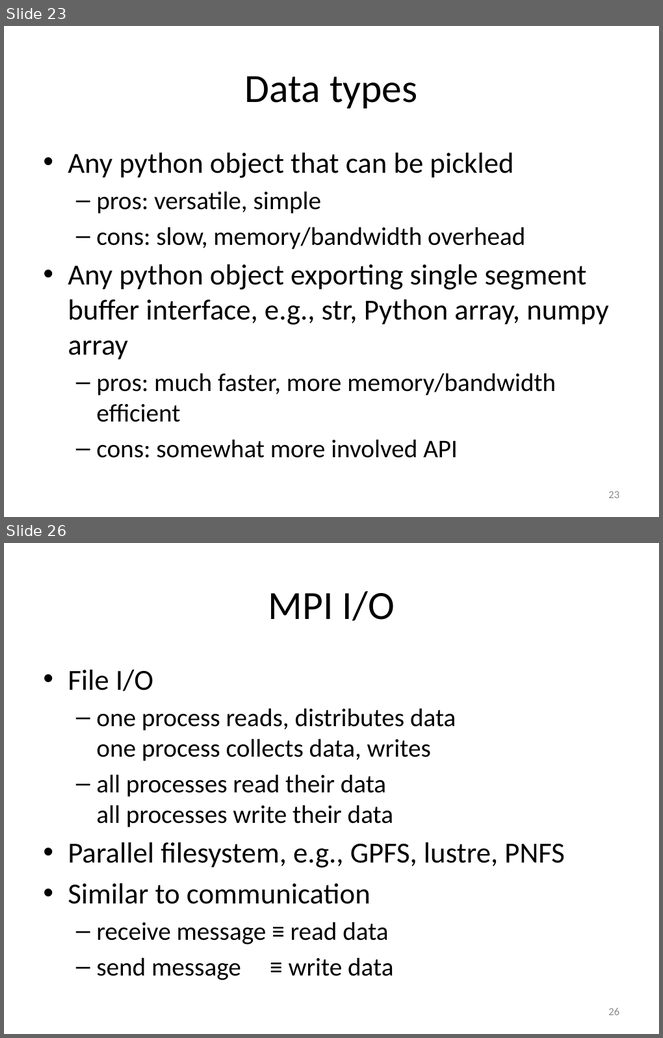
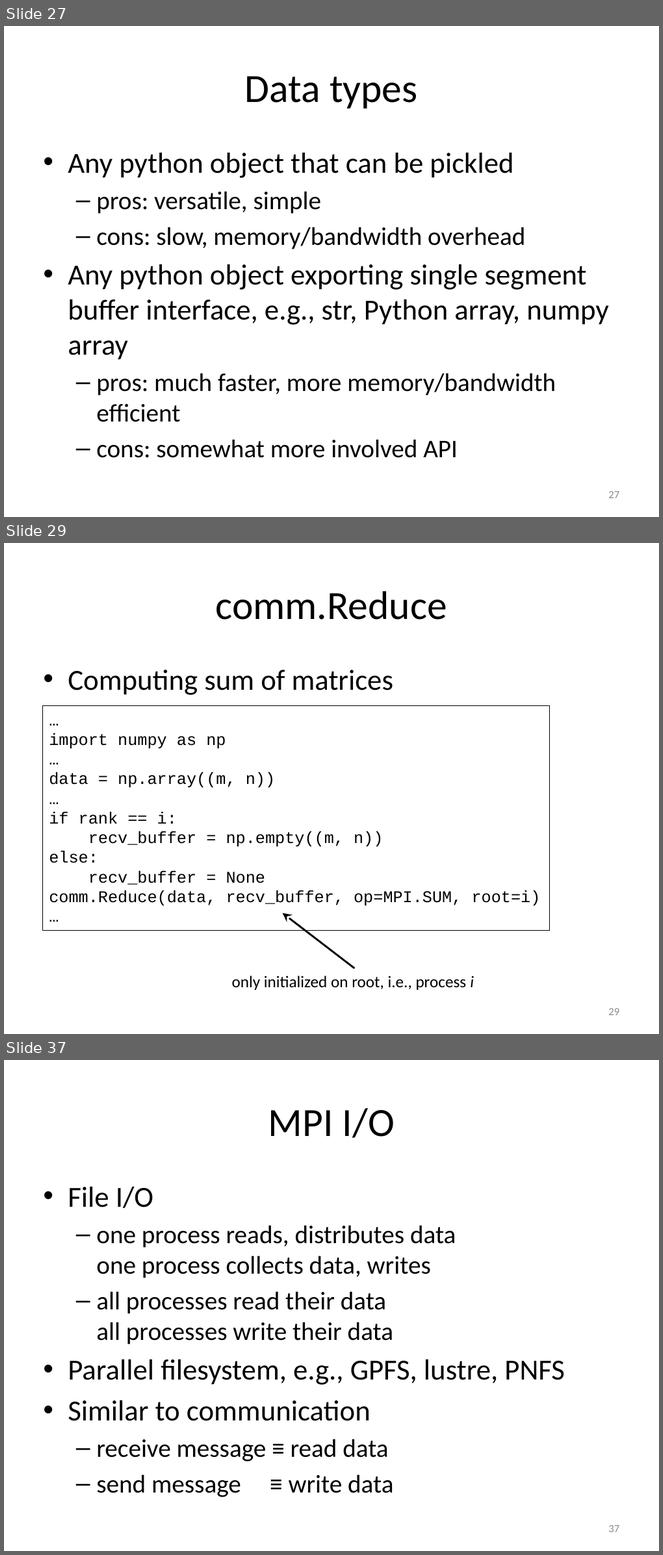
Before and after one commit to gjbex/training-material, a slide deck: Python/Mpi4py/mpi4py.pptx. Shown one above the other, each under a label of ours: slides 23 and 26 before the commit, slides 27, 29 and 37 after it; the slides between them are not shown. The pictures are 663x1038 and 663x1555 pixels, drawn with LibreOffice and Linux fonts; fonts in the diff are those of the drawing. Boxes give left, top, right and bottom in pixels: in the first picture for what was removed or moved away, otherwise in the second. Text is boxed around its words. In the diff, an @@ line names an element or a change of style, - is before the commit and + after.

```diff
--- a/Python/Mpi4py/mpi4py.pptx
+++ b/Python/Mpi4py/mpi4py.pptx
@@ slide 29 added at (4, 543, 659, 1034), background #FFFFFF @@
@@ title added at (216, 591, 447, 620), 44 pt, text #000000 @@
+comm.Reduce
@@ text added at (68, 670, 393, 695), 32 pt, text #000000 @@
+• Computing sum of matrices
@@ rectangle added at (42, 706, 550, 931), outline #000000 0.75 pt, 18 pt, text #000000 @@
+…
+import numpy as np
+…
+data = np.array((m, n))
+…
+if rank == i:
+recv_buffer = np.empty((m, n))
+else:
+recv_buffer = None
+comm.Reduce(data, recv_buffer, op=MPI.SUM, root=i)
+…
@@ arrow added from (354, 969) to (282, 913), #000000 2 pt @@
@@ text added at (232, 976, 474, 990), 18 pt, text #000000 @@
+only initialized on root, i.e., process i
@@ page number added at (608, 1008, 620, 1016), 12 pt, text #8C8C8C @@
+29
@@ what was slide 23 is now slide 27 @@
@@ page number at (608, 491, 620, 499): text changed @@
-23
+27
@@ what was slide 26 is now slide 37 @@
@@ page number at (608, 1525, 620, 1533): text changed @@
-26
+37
```
Also in this commit, not shown: 2 slides changed, 11 other slides added.
